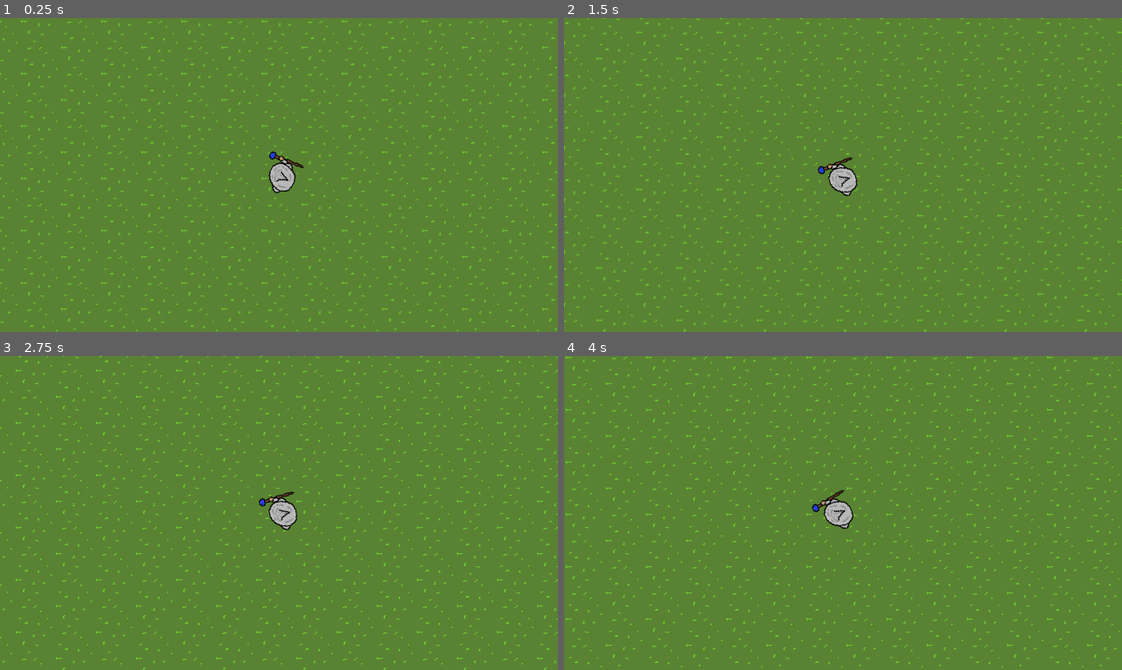
Above: before the commit, frames 1-4 (two rows, left to right).
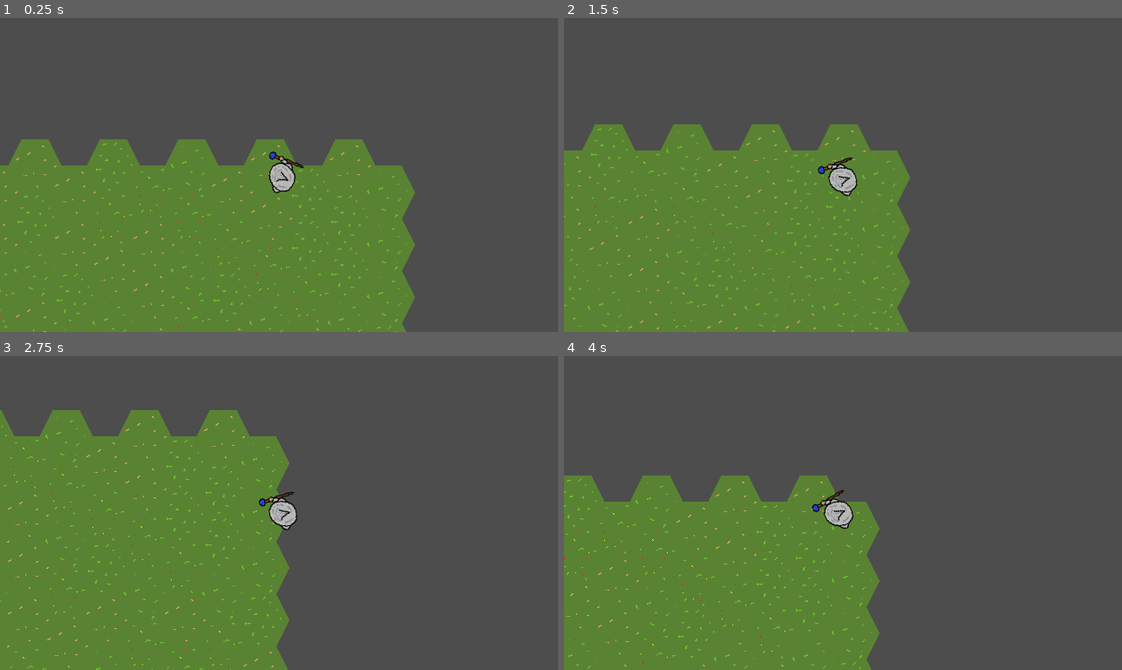
Above: after the commit, the same moments.

Repository: T33py/ProjectWizardRoguelike
Game: Godot game, scene res://RootScene.tscn
Same seed, same stepped clock (60 frames per second), same inputs: the game is played once before the commit and once after it.
Inputs (mouse positions are in pixels of both pictures, inside the frame that each line leads up to):
- Up to frame 1 (0.25 s): no input
- Up to frame 2 (1.5 s): move the mouse to (636, 303) at 0.52 s; hold D (MoveRight) 0.53-1.28 s; move the mouse to (580, 250) at 1.27 s; hold S (MoveBackward) from 1.28 s (still down)
- Up to frame 3 (2.75 s): move the mouse to (50, 560) at 2.02 s; release S (MoveBackward) at 2.03 s; hold D (MoveRight) from 2.03 s (still down)
- Up to frame 4 (4 s): move the mouse to (597, 525) at 2.77 s; release D (MoveRight) at 2.78 s; hold W (MoveForward) 2.78-3.53 s; move the mouse to (586, 632) at 3.52 s; hold A (MoveLeft) from 3.53 s (still down)

The runs differ from the first frame. In frame 1, 60% of the frame differs, in the area x 0-100%, y 0-100%; in frame 2, 64%; in frame 3, 62%; in frame 4, 69%.

Commit message:
did mapgen setup

Diff:
--- a/Buildings/Pylon/Pylon.tscn
+++ b/Buildings/Pylon/Pylon.tscn
@@ -15,7 +15,7 @@
 frame = 4
 
 [node name="Orb" parent="BuildingBase" index="1"]
-position = Vector2(0, -14.7943)
+position = Vector2(0, -14.3195)
 
 [node name="OrbBobCenter" parent="BuildingBase" index="2"]
 position = Vector2(0, -15)
--- a/GameLogic/GameRunner.tscn
+++ b/GameLogic/GameRunner.tscn
@@ -21,6 +21,8 @@
 [node name="HexMap" parent="." instance=ExtResource("1_ghm7u")]
 position = Vector2(-248, 147)
 grid_size = Vector2i(6, 10)
+screensized_grid_size = null
+starting_hexes = 100
 
 [node name="State" type="Node" parent="." node_paths=PackedStringArray("game_runner", "hex_map")]
 script = ExtResource("3_bjgj6")
--- a/Hex/hex.gd
+++ b/Hex/hex.gd
@@ -5,8 +5,13 @@
 signal mouse_entered(me: Hex)
 signal mouse_exited(me: Hex)
 
+enum Biome { PLACEHOLDER, GRASS, WATER, DESERT }
+
 @export var enemy_spawner_prefab: PackedScene
 @export var pylon_prefab: PackedScene
+
+## The index at which each biomes tiles starts
+@export var biome_indexes: Array[int] = [0, 2, 6, 7]
 
 var hex_map: HexMap
 
@@ -16,16 +21,30 @@
 	set(val):
 		_coordinates = val
 var neighbouring_coordinates: Array[Vector2i] = []
+var reachable_neighbours: int = 0
+var walkable: bool = true
+var land_reachable: bool = true
+
+var _biome: Biome = Biome.PLACEHOLDER
+var biome: Biome:
+	get: return _biome
+	set(val):
+		_biome = val
+		if visual != null:
+			_choose_a_sprite()
+var sprite_idx: int = 0
 
 var allows_building: bool = true
 var building:Node2D
 
+@onready var visual: Sprite2D = $Sprite2D
 @onready var hitbox: Area2D = $Hitbox
 @onready var border_shower: HexBorderShower = $HexBorderShower
 
 func _ready() -> void:
 	hitbox.mouse_entered.connect(_mouse_entered)
 	hitbox.mouse_exited.connect(_mouse_exited)
+	_choose_a_sprite()
 	return
 
 func get_neighbours() -> Array[Hex]:
@@ -57,3 +76,14 @@
 func _mouse_exited() -> void:
 	mouse_exited.emit(self)
 	return
+
+func _choose_a_sprite() -> void:
+	var ssrange: int = 0
+	print(len(biome_indexes), ' ', biome)
+	if len(biome_indexes) >= biome+1:
+		ssrange = biome_indexes[biome+1]-1 - biome_indexes[biome]
+	else:
+		ssrange = visual.hframes-1 - biome_indexes[biome]
+	sprite_idx = randi_range(biome_indexes[biome], biome_indexes[biome]+ssrange)
+	visual.frame = sprite_idx
+	return
--- a/Map/HexMap.tscn
+++ b/Map/HexMap.tscn
@@ -6,8 +6,9 @@
 [node name="HexMap" type="Node2D"]
 script = ExtResource("1_1uauy")
 hex_template = ExtResource("2_vmd7c")
-dx = 46.0
-dy = -30.0
-grid_origin = Vector2(320, 160)
-grid_size = Vector2i(4, 7)
-starting_hexes = 2500
+dx = 45.0
+dy = 30.0
+grid_origin = Vector2(0, 0)
+grid_size = Vector2i(1000, 1000)
+screensized_grid_size = Vector2i(8, 14)
+starting_hexes = 100
--- a/Map/hex_map.gd
+++ b/Map/hex_map.gd
@@ -23,7 +23,13 @@
 	get: return _grid_size
 	set(val):
 		_grid_size = val
-		#setup_grid()
+
+var _screensized_grid_size: Vector2i = Vector2i.ZERO
+@export var screensized_grid_size: Vector2i:
+	get: return _screensized_grid_size
+	set(val):
+		_screensized_grid_size = val
+		make_screensized_grid()
 
 var _starting_hexes: int = 100
 @export var starting_hexes: int:
@@ -45,14 +51,15 @@
 var grid_y_min: int = 0
 var grid_y_max: int = 0
 
-
 # Called when the node enters the scene tree for the first time.
 func _ready() -> void:
+	redo_grid()
 	for c in get_children():
 		if c is Hex:
 			all_hexes.append(c)
 			new_hex_created.emit(c)
-	pass # Replace with function body.
+
+	pass
 
 func setup_grid():
 	for x in range(grid_size.x):
@@ -72,6 +79,7 @@
 		all_hexes.append(hex)
 		add_child(hex)
 	hex.position = grid_origin + Vector2(2 * (x * dx) + (dx * (abs(y)%2)), y * dy)
+	hex.biome = hex.Biome.GRASS
 	#print('all hexes: ' + str(all_hexes))
 	add_hex_to_grid(hex)
 	new_hex_created.emit(hex)
@@ -136,6 +144,8 @@
 		y += grid_y_offset
 		if y < len(grid[x]) and y >= 0:
 			if is_instance_valid(grid[x][y]):
+				if grid[x][y].is_queued_for_deletion():
+					return null
 				return grid[x][y]
 	return null
 
@@ -148,14 +158,15 @@
 	return hexes
 
 func spiral_grid_out() -> void:
-	if len(all_hexes) > starting_hexes:
-		for hex in all_hexes:
-			hex.queue_free()
-		all_hexes = []
+	if starting_hexes == 0:
+		return
 	if len(all_hexes) == 0:
 		setup_hex(0, 0)
 
 	var chi: int = 0
+
+	if len(all_hexes) == 0:
+		var new_00 = setup_hex(0, 0)
 	var current_hex: Hex = all_hexes[chi]
 
 	while len(all_hexes) < starting_hexes:
@@ -164,6 +175,15 @@
 				setup_hex(coord.x, coord.y)
 		chi += 1
 		current_hex = all_hexes[chi]
+	return
+
+func make_screensized_grid() -> void:
+	for hex in all_hexes:
+		hex.queue_free()
+	all_hexes.resize(0)
+	for x in range(screensized_grid_size.x):
+		for y in range(screensized_grid_size.y):
+			setup_hex(x, y)
 	return
 
 func print_grid():
